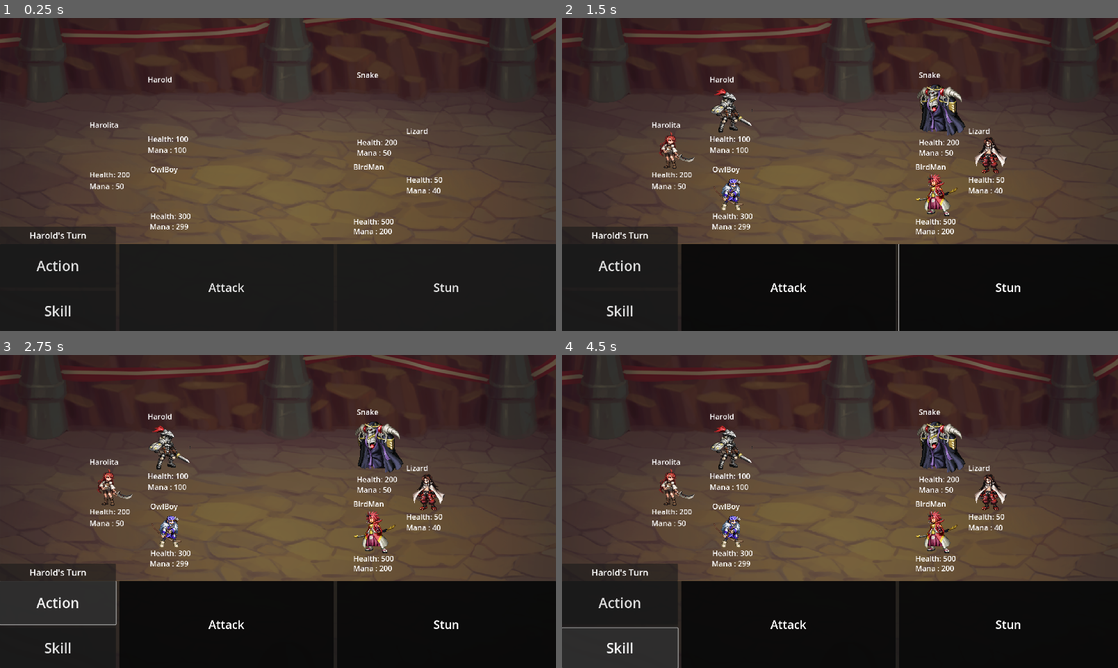
Above: before the commit, frames 1-4 (two rows, left to right).
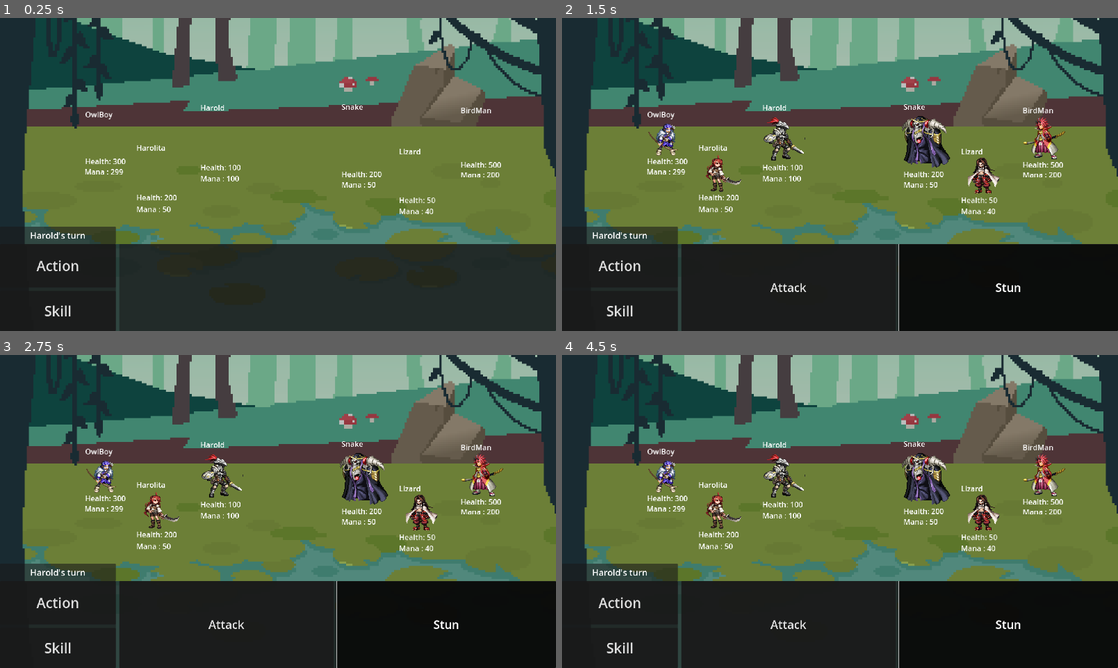
Above: after the commit, the same moments.

Repository: NxKuma/ISCS_RPG
Game: Godot game, scene res://Scene/main.tscn
Same seed, same stepped clock (60 frames per second), same inputs: the game is played once before the commit and once after it. The engine's default icon, where the game draws it, is replaced by a stand-in: a white triangle on a blue panel in a dark square.
Inputs (mouse positions are in pixels of both pictures, inside the frame that each line leads up to):
- Up to frame 1 (0.25 s): no input
- Up to frame 2 (1.5 s): click "Attack" (after the commit: "Action") at 0.5 s; click "Stun" at 1.25 s
- Up to frame 3 (2.75 s): click (55, 602) at 2 s, where only the run before the commit has a clickable "Action"
- Up to frame 4 (4.5 s): click (617, 649) at 2.75 s, where only the run before the commit has a clickable "Skill"; click (617, 602) at 3.5 s, where only the run before the commit has a clickable "Action"; click (617, 649) at 4.25 s, where only the run before the commit has a clickable "Skill"

The runs differ from the first frame. In frame 1, 65% of the frame differs, in the area x 0-100%, y 0-100%; in frame 2, 65%; in frame 3, 65%; in frame 4, 65%.
Error before the commit: Parse Error: Identifier "enemie" not declared in the current scope. (res://Script/GameHandler.gd:78)

Commit message:
Made Attack Work

Diff:
--- a/iscs-rpg/Resource/Enemies/Lizard.tres
+++ b/iscs-rpg/Resource/Enemies/Lizard.tres
@@ -1,7 +1,19 @@
-[gd_resource type="Resource" script_class="Entity" load_steps=3 format=3 uid="uid://dcrqn48o2sdu5"]
+[gd_resource type="Resource" script_class="Entity" load_steps=4 format=3 uid="uid://dcrqn48o2sdu5"]
 
 [ext_resource type="Script" path="res://Script/SuperScript/Entity.gd" id="1_r2k4i"]
 [ext_resource type="Script" path="res://Script/SuperScript/Skill.gd" id="2_tptxg"]
+
+[sub_resource type="Resource" id="Resource_o7b36"]
+script = ExtResource("2_tptxg")
+skill_name = "Stun"
+skill_cost = 0
+skill_cooldown = 0
+skill_description = ""
+skill_target = "Single"
+skill_type = "Attack"
+skill_mode = "Special"
+skill_element = 0
+skill_damage = 500.0
 
 [resource]
 script = ExtResource("1_r2k4i")
@@ -10,7 +22,7 @@
 mana = 40
 damage = 20.0
 inTeam = false
-skill_list = Array[ExtResource("2_tptxg")]([])
+skill_list = Array[ExtResource("2_tptxg")]([SubResource("Resource_o7b36")])
 element = 0
 resistance = Array[int]([])
 weakness = Array[int]([])
--- a/iscs-rpg/Scene/main.tscn
+++ b/iscs-rpg/Scene/main.tscn
@@ -2,7 +2,7 @@
 
 [ext_resource type="Script" path="res://Script/GameHandler.gd" id="1_i7hjy"]
 [ext_resource type="PackedScene" uid="uid://86obwfisw11y" path="res://Scene/player.tscn" id="1_uhqgt"]
-[ext_resource type="Texture2D" uid="uid://dxrnc11eyxel6" path="res://Art/battleback9.png" id="2_d7vyk"]
+[ext_resource type="Texture2D" uid="uid://bem1tsrf28og8" path="res://Art/harold_bg_2.png" id="2_6cglo"]
 [ext_resource type="Script" path="res://Script/SuperScript/Entity.gd" id="2_f8bsn"]
 [ext_resource type="Script" path="res://Script/SuperScript/Skill.gd" id="3_eqwtp"]
 [ext_resource type="Resource" uid="uid://cefbv8t5u4xp3" path="res://Resource/Enemies/Sake.tres" id="4_4f31c"]
@@ -148,17 +148,18 @@
 script = ExtResource("1_i7hjy")
 
 [node name="BG" type="Sprite2D" parent="."]
-modulate = Color(0.57, 0.57, 0.57, 1)
-scale = Vector2(1.74, 1.74)
-texture = ExtResource("2_d7vyk")
+modulate = Color(0.74, 0.74, 0.74, 1)
+position = Vector2(-200, -240)
+scale = Vector2(7.5, 7.5)
+texture = ExtResource("2_6cglo")
 centered = false
 
 [node name="Player" parent="." instance=ExtResource("1_uhqgt")]
-position = Vector2(580, 319)
+position = Vector2(762, 417)
 scale = Vector2(2, 2)
 texture = SubResource("AtlasTexture_34f8e")
 flip_h = true
-stats = SubResource("Resource_1vo4v")
+stats = SubResource("Resource_3u4kh")
 
 [node name="Name" parent="Player" index="0"]
 offset_left = -35.5
@@ -183,7 +184,7 @@
 
 [node name="Player2" type="Sprite2D" parent="."]
 material = SubResource("ShaderMaterial_5v06v")
-position = Vector2(395, 456)
+position = Vector2(557, 535)
 scale = Vector2(2, 2)
 texture = SubResource("AtlasTexture_eh0a2")
 flip_h = true
@@ -227,7 +228,7 @@
 }
 
 [node name="Player3" parent="." instance=ExtResource("1_uhqgt")]
-position = Vector2(573, 599)
+position = Vector2(348, 410)
 scale = Vector2(2, 2)
 texture = SubResource("AtlasTexture_pfnha")
 flip_h = true
@@ -255,7 +256,7 @@
 scale = Vector2(0.8, 0.8)
 
 [node name="Enemy" parent="." instance=ExtResource("1_uhqgt")]
-position = Vector2(1310, 318)
+position = Vector2(1257, 428)
 scale = Vector2(2, 2)
 texture = SubResource("AtlasTexture_nr0p3")
 stats = ExtResource("4_4f31c")
@@ -282,7 +283,7 @@
 scale = Vector2(0.8, 0.8)
 
 [node name="Enemy2" parent="." instance=ExtResource("1_uhqgt")]
-position = Vector2(1481, 471)
+position = Vector2(1456, 542)
 scale = Vector2(2, 2)
 texture = SubResource("AtlasTexture_jwjgw")
 stats = ExtResource("7_aki4r")
@@ -309,7 +310,7 @@
 scale = Vector2(0.8, 0.8)
 
 [node name="Enemy3" parent="." instance=ExtResource("1_uhqgt")]
-position = Vector2(1294, 609)
+position = Vector2(1665, 414)
 scale = Vector2(2, 2)
 texture = SubResource("AtlasTexture_ocbgp")
 stats = ExtResource("10_y3g8r")
@@ -339,6 +340,10 @@
 
 [node name="Timer" type="Timer" parent="."]
 
+[node name="Label" type="Label" parent="."]
+offset_right = 285.0
+offset_bottom = 267.0
+
 [connection signal="mouse_entered" from="Player2/Area2D" to="Player2" method="_on_area_2d_mouse_entered"]
 [connection signal="mouse_exited" from="Player2/Area2D" to="Player2" method="_on_area_2d_mouse_exited"]
 
--- a/iscs-rpg/Scene/player.tscn
+++ b/iscs-rpg/Scene/player.tscn
@@ -71,11 +71,16 @@
 "values": [Color(1, 1, 1, 1)]
 }
 
+[sub_resource type="Animation" id="Animation_q3xsd"]
+resource_name = "Stun"
+step = 0.1
+
 [sub_resource type="AnimationLibrary" id="AnimationLibrary_t5cmg"]
 _data = {
 "Disolve": SubResource("Animation_df26b"),
 "Heal": SubResource("Animation_3kaoy"),
-"RESET": SubResource("Animation_m8b04")
+"RESET": SubResource("Animation_m8b04"),
+"Stun": SubResource("Animation_q3xsd")
 }
 
 [node name="Player" type="Sprite2D"]
--- a/iscs-rpg/Script/Character.gd
+++ b/iscs-rpg/Script/Character.gd
@@ -42,8 +42,6 @@
 	else:
 		self.material.set("shader_parameter/ColorParameter",Color.RED)
 
-
-
 func _process(delta: float) -> void:
 	health.text = "Health: " + str(stats.health)
 	mana.text = "Mana : " + str(stats.mana)
--- a/iscs-rpg/Script/GameHandler.gd
+++ b/iscs-rpg/Script/GameHandler.gd
@@ -1,6 +1,7 @@
 extends Node2D
 
 @onready var ui: Control = $UI
+@onready var label: Label = $Label
 
 var entities: Array[Sprite2D] = []
 var team: Array[Sprite2D] = []
@@ -75,8 +76,10 @@
 		else:
 			enemy_action_string = enemy.stats.skill_list[enemy_action_number].skill_name
 			if enemy.stats.skill_list[enemy_action_number].skill_type == "Support":
-				target_array = enemie
-		initialize_action(enemies[e],enemy_action_string, team[randi_range(0,2)])
+				target_array = enemies
+			else:
+				target_array = team
+		initialize_action(enemies[e],enemy_action_string, target_array[randi_range(0,2)])
 
 func fastest_to_slowest(a, b):
 	if a.stats.speed > b.stats.speed:
@@ -95,6 +98,7 @@
 	if current_state == GameState.SetUp and current_entity < team.size():
 		l_panel.set_visible(true)
 		has_queued = false
+		is_done_executing = false
 		Input.set_default_cursor_shape(Input.CURSOR_ARROW)
 		current_action = " "
 		for b in left_buttons:
@@ -138,8 +142,10 @@
 
 #------------------------------------------------------------------------------
 	elif current_state == GameState.Execute:
+		if has_queued == true:
+			pick_enemy_action()
+			has_queued = false
 		var sorted_list = arrange_by_speed()
-		print(action_list)
 		Input.set_default_cursor_shape(Input.CURSOR_ARROW)
 		for b in left_buttons:
 			b.set_mouse_filter(0)
@@ -153,7 +159,9 @@
 		l_panel.set_visible(false)
 		turn_indicator.text = " "
 		#-------------------------------
-		# Put function here that goes through every value of the dictionary to do the things
+		if !is_done_executing:
+			execute_action(sorted_list)
+			is_done_executing = true
 		#-------------------------------
 		await get_tree().create_timer(1.0).timeout
 		current_entity = 0
@@ -186,8 +194,21 @@
 				current_state = GameState.Execute
 		else:
 			current_state = GameState.SetUp
-
-#------------------------------------------------------------------------------
+	label.text += source.stats.entity_name + " used " +  action + " on " + destination.stats.entity_name + "\n"
+#------------------------------------------------------------------------------
+func execute_action(list:Array[Character]) -> void:
+	for l in list:
+		var stats: Entity = l.stats
+		var skill: Skill
+		var target: Character = action_list[l][1]
+		var action: String = action_list[l][0]
+		for s in stats.skill_list:
+			if s.skill_name == action:
+				skill = s
+		if action == "Attack":
+			target.stats.health = target.stats.take_damage(stats.damage)
+		elif skill.skill_type == "Attack":
+			target.stats.health = target.stats.take_skill_damage(skill)
 
 
 
Binary file added: iscs-rpg/Art/harold_bg_2.png
Not shown, added: iscs-rpg/Art/harold_bg_2.png.import
Not shown: 1 places in iscs-rpg/Scene/main.tscn that only renumber resources
Not shown: 1 places in iscs-rpg/Scene/player.tscn that only renumber resources
